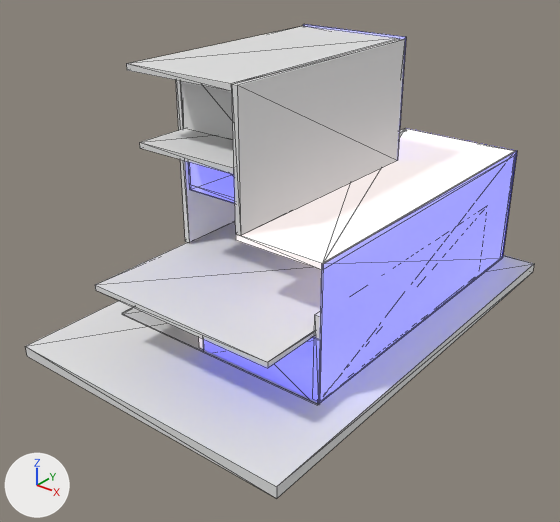
The glTF model models/1 mvdr.glb, before and after one commit.
One viewpoint serves both versions: a 50 mm camera at (16.4, -10.4, 14.3) aimed at (0.9, 8.9, 2.3). The axes (+X, +Y, +Z) are drawn at lower left. The lights are the same throughout. Mesh edges are drawn as thin lines. Objects named as collision shapes, trigger or cutter boxes, shadow casters or lower levels of detail are left out. Where no turn or scale is listed for an object, it has been applied to the vertices.
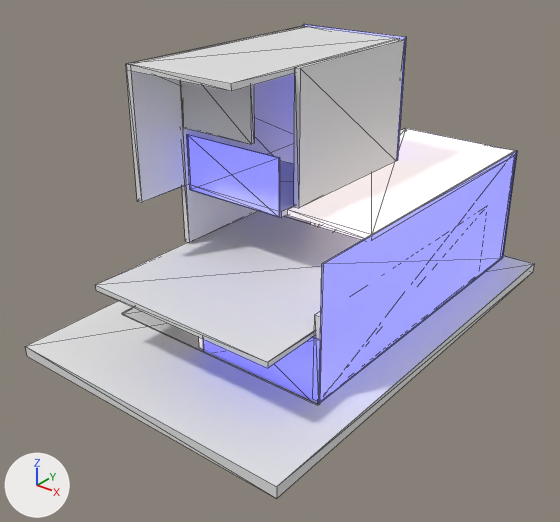
Where the change shows, as pixel boxes (x1, y1, x2, y2) in the pictures (560 x 522 px):
'Cube.001', moved, rescaled (36% narrower, 14% shorter)
    before: (232, 39, 405, 236)
    after: (294, 39, 404, 208)
'Cube', moved, rescaled (18% narrower, 22% shorter)
    before: (236, 128, 515, 270)
    after: (287, 128, 516, 239)
'Cube.011', moved, rescaled
    before: (140, 128, 234, 174)
    after: (126, 64, 185, 202)
'Cube.003', unchanged, uncovered by the edit
    before: (176, 80, 235, 243)
    after: (179, 73, 295, 243)
'Cube.002', unchanged, uncovered by the edit
    before: (188, 162, 235, 204)
    after: (187, 134, 280, 217)

What the commit changed:
Object 'Cube' (ob_cube) moves from (2.7, 11.99, 4.75) to (2.7, 13.25, 4.75).
Object 'Cube' (ob_cube) is rescaled from (2.5, 6.5, 0.1) to (2.5, 5.25, 0.1).
Object 'Cube.001' (ob_cube_001) moves from (2.08, 9.99, 7.1) to (2.08, 11.38, 7.1).
Object 'Cube.001' (ob_cube_001) is rescaled from (0.1, 4.5, 2.25) to (0.1, 3.05, 2.25).
Object 'Cube.011' (ob_cube_011) moves from (-0.06, 8.52, 6.82) to (-2.27, 9.99, 7.1).
Object 'Cube.011' (ob_cube_011) is rescaled from (1.99, 3.0, 0.1) to (0.1, 4.5, 2.25).
